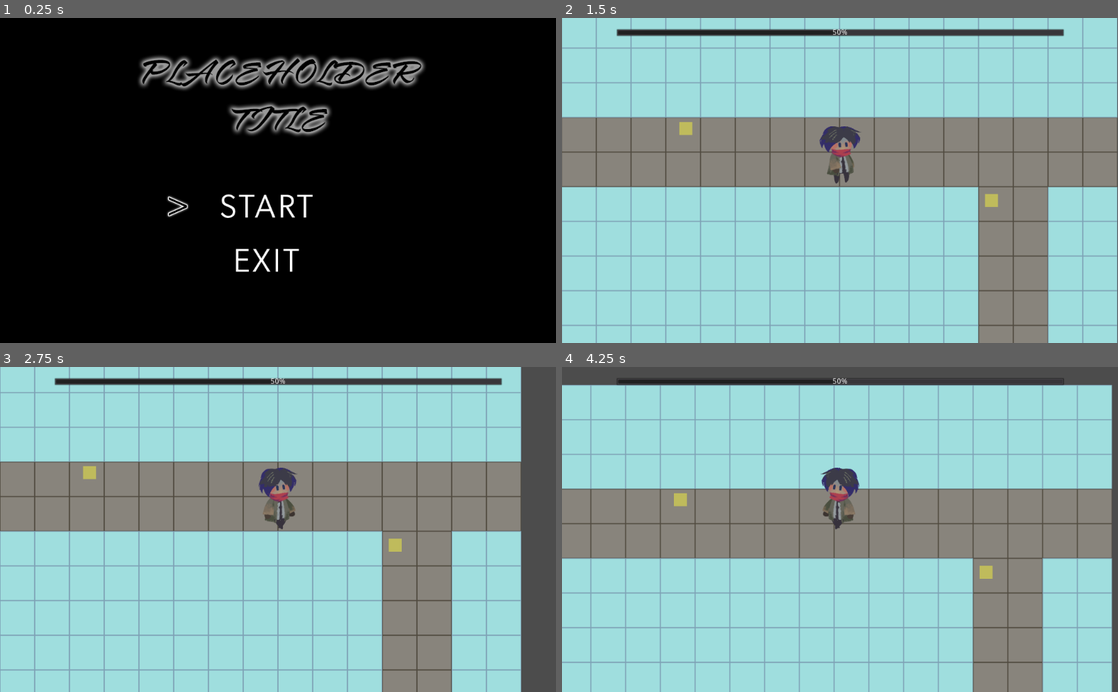
Above: before the commit, frames 1-4 (two rows, left to right).
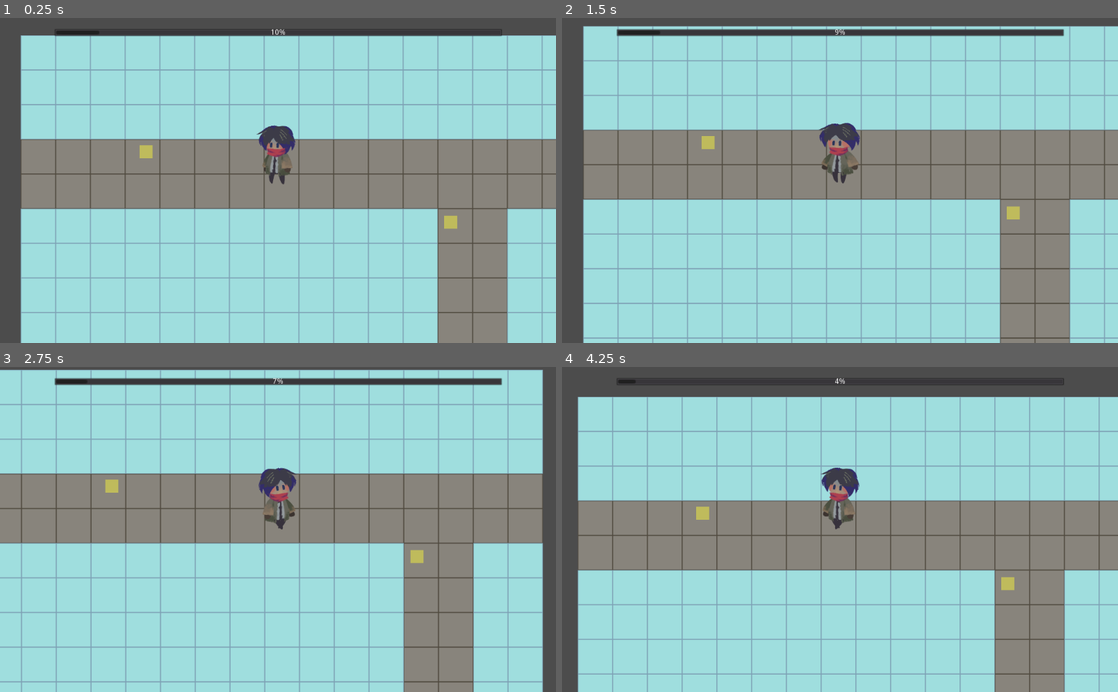
Above: after the commit, the same moments.

Repository: kris-pearman/global-game-jam-2021
Game: Godot game, scene res://Scenes/Game.tscn
Two runs of this game, one before a commit and one after it. Both use one fixed random seed, a clock stepped at 60 frames per second and the inputs below. Before the commit the project starts from res://Scenes/Screens/Title.tscn. The engine's default icon, where the game draws it, is replaced by a stand-in: a white triangle on a blue panel in a dark square. Sound files missing from this copy of the repository are replaced by a short silence.
Inputs:
- Up to frame 1 (0.25 s): no input
- Up to frame 2 (1.5 s): tap Enter (ui_accept) at 0.5, 0.77 s; hold Right (right) 0.53-1.28 s; hold Down (down) from 1.28 s (still down)
- Up to frame 3 (2.75 s): tap Enter (ui_accept) at 1.52 s; release Down (down) at 2.03 s; hold Right (right) from 2.03 s (still down)
- Up to frame 4 (4.25 s): release Right (right) at 2.78 s; hold Up (up) 2.78-3.53 s; tap Enter (ui_accept) at 3.02, 3.77 s; hold Left (left) from 3.53 s (still down)

The runs differ from the first frame. In frame 1, 100% of the frame differs, in the area x 0-100%, y 0-100%; in frame 2, 28%; in frame 3, 26%; in frame 4, 26%.

Commit message:
effects implementations

Diff:
--- a/Global Game Jam 2021/Globals/Events.gd
+++ b/Global Game Jam 2021/Globals/Events.gd
@@ -1,4 +1,9 @@
 extends Node
 
-# Player-emitted
+var player
+var drunk_effect
+var screenshake
+
+# Player
 signal player_collided_with_pickup(object)
+signal player_moved(player)
--- /dev/null
+++ b/Global Game Jam 2021/Scenes/DrunkEffect/DrunkEffect.gd
@@ -0,0 +1,21 @@
+extends Control
+
+var target_intensity:float = 0
+
+
+func _ready():
+	Events.drunk_effect = self
+
+
+func _process(delta):
+	var current_intensity = $ColorRect.material.get("shader_param/intensity")
+	var change:float = 0
+	if current_intensity < target_intensity:
+		change = 0.001
+	elif current_intensity > target_intensity:
+		change = -0.001
+	$ColorRect.material.set("shader_param/intensity",current_intensity + change)
+
+
+func set_intensity(value):
+	target_intensity = value
--- a/Global Game Jam 2021/Scenes/DrunkEffect/DrunkEffect.tscn
+++ b/Global Game Jam 2021/Scenes/DrunkEffect/DrunkEffect.tscn
@@ -1,4 +1,6 @@
-[gd_scene load_steps=3 format=2]
+[gd_scene load_steps=4 format=2]
+
+[ext_resource path="res://Scenes/DrunkEffect/DrunkEffect.gd" type="Script" id=1]
 
 [sub_resource type="Shader" id=1]
 code = "shader_type canvas_item;
@@ -8,6 +10,8 @@
 //uniform float dispAmt: hint_range(0,0.1);
 //uniform float abberationAmt:hint_range(0,0.1);
 uniform vec4 tint : hint_color;
+uniform float intensity = 1;
+
 
 float rand(vec2 coord){
 	return fract(sin(dot(coord, vec2(12.9898, 78.233)))* 43758.5453123);
@@ -39,12 +43,12 @@
 	vec2 distort1 = vec2(noise(noisecoord1 + motion1), noise(noisecoord2 + motion1));
 	vec2 distort2 = vec2(noise(noisecoord1 + motion2), noise(noisecoord2 + motion2));
 
-	vec2 distort_sum = (distort1 + distort2) / 30.0;
+	vec2 distort_sum = intensity * ( (distort1 + distort2) / 30.0 );
 
 	vec4 color = texture(SCREEN_TEXTURE,SCREEN_UV + distort_sum,0.0);
 
-	color = mix(color,tint,0.3);
-	color.rgb = mix(vec3(0.5),color.rgb,1.4);
+	//color = mix(color,tint,0.3);
+	//color.rgb = mix(vec3(0.5),color.rgb,1.4);
 	//vec2 newUV = SCREEN_UV * disp.xy * dispAmt
 
 	COLOR = color;
@@ -54,11 +58,13 @@
 
 [sub_resource type="ShaderMaterial" id=2]
 shader = SubResource( 1 )
-shader_param/tint = Color( 0.92549, 0.141176, 0.141176, 1 )
+shader_param/tint = Color( 1, 0.552941, 0.552941, 1 )
+shader_param/intensity = 0.0
 
 [node name="DrunkEffect" type="Control"]
 anchor_right = 1.0
 anchor_bottom = 1.0
+script = ExtResource( 1 )
 __meta__ = {
 "_edit_use_anchors_": false
 }
@@ -67,6 +73,8 @@
 material = SubResource( 2 )
 anchor_right = 1.0
 anchor_bottom = 0.998333
+margin_top = 2.0
+margin_bottom = 2.0
 color = Color( 0.572549, 0.32549, 0.32549, 1 )
 __meta__ = {
 "_edit_use_anchors_": false
--- a/Global Game Jam 2021/Scenes/Game.tscn
+++ b/Global Game Jam 2021/Scenes/Game.tscn
@@ -1,15 +1,12 @@
-[gd_scene load_steps=8 format=2]
+[gd_scene load_steps=6 format=2]
 
 [ext_resource path="res://Scenes/Player.tscn" type="PackedScene" id=1]
 [ext_resource path="res://Scenes/Pickup/Pickup.tscn" type="PackedScene" id=2]
 [ext_resource path="res://Scenes/UI/DrunkBar.gd" type="Script" id=3]
 [ext_resource path="res://Scenes/Map/Map.tscn" type="PackedScene" id=4]
-[ext_resource path="res://Scenes/Game.gd" type="Script" id=5]
-[ext_resource path="res://Music/Intro.wav" type="AudioStream" id=6]
-[ext_resource path="res://Music/Main loop.wav" type="AudioStream" id=7]
+[ext_resource path="res://Scenes/DrunkEffect/DrunkEffect.tscn" type="PackedScene" id=5]
 
 [node name="Game" type="Node"]
-script = ExtResource( 5 )
 
 [node name="TileMap" parent="." instance=ExtResource( 4 )]
 
@@ -21,14 +18,16 @@
 [node name="Pickup" parent="TileMap/YSort" instance=ExtResource( 2 )]
 position = Vector2( 791.984, 345.224 )
 type = "coffee"
-value = -10
+value = 10000
 
 [node name="Pickup2" parent="TileMap/YSort" instance=ExtResource( 2 )]
-position = Vector2( 229.181, 212.07 )
+position = Vector2( 230.125, 214.902 )
 type = "booze"
-value = 10
+value = 1000
 
 [node name="CanvasLayer" type="CanvasLayer" parent="."]
+
+[node name="DrunkEffect" parent="CanvasLayer" instance=ExtResource( 5 )]
 
 [node name="UI" type="Control" parent="CanvasLayer"]
 margin_right = 40.0
@@ -65,9 +64,8 @@
 margin_bottom = 34.0
 script = ExtResource( 3 )
 
-[node name="Intro" type="AudioStreamPlayer" parent="."]
-stream = ExtResource( 6 )
+[node name="WithdrawalTimer" type="Timer" parent="CanvasLayer/UI/MarginContainer/VBoxContainer/MarginContainer/DrunkBar"]
+wait_time = 2.233
+[connection signal="timeout" from="CanvasLayer/UI/MarginContainer/VBoxContainer/MarginContainer/DrunkBar/WithdrawalTimer" to="CanvasLayer/UI/MarginContainer/VBoxContainer/MarginContainer/DrunkBar" method="_on_WithdrawalTimer_timeout"]
 
-[node name="Main" type="AudioStreamPlayer" parent="."]
-stream = ExtResource( 7 )
-[connection signal="finished" from="Intro" to="." method="_on_Intro_finished"]
+[editable path="CanvasLayer/DrunkEffect"]
--- a/Global Game Jam 2021/Scenes/Player.gd
+++ b/Global Game Jam 2021/Scenes/Player.gd
@@ -32,8 +32,8 @@
 
 
 
-#func _ready():
-
+func _ready():
+	Events.player = self
 # Called every frame. 'delta' is the elapsed time since the previous frame.
 func _physics_process(delta):
 	get_input()
@@ -41,6 +41,9 @@
 	check_collision()
 	check_animation()
 	check_player_move()
+	if playerMove == true:
+		Events.emit_signal("player_moved",self)
+
 
 
 
--- a/Global Game Jam 2021/Scenes/Player.tscn
+++ b/Global Game Jam 2021/Scenes/Player.tscn
@@ -1,12 +1,13 @@
-[gd_scene load_steps=6 format=2]
+[gd_scene load_steps=7 format=2]
 
 [ext_resource path="res://Scenes/Player.gd" type="Script" id=1]
 [ext_resource path="res://icon.png" type="Texture" id=2]
 [ext_resource path="res://Assets/Player/PlayerRig.tscn" type="PackedScene" id=3]
 [ext_resource path="res://Sounds/Footsteps fast.wav" type="AudioStream" id=4]
+[ext_resource path="res://Scenes/ScreenShake/Screenshake.tscn" type="PackedScene" id=5]
 
 [sub_resource type="RectangleShape2D" id=1]
-extents = Vector2( 32.4062, 16.2031 )
+extents = Vector2( 32.4062, 32.3729 )
 
 [node name="Node2D" type="Node2D"]
 position = Vector2( 95.3516, 93.2328 )
@@ -31,6 +32,8 @@
 [node name="Camera2D" type="Camera2D" parent="Player"]
 current = true
 
+[node name="Screenshake" parent="Player/Camera2D" instance=ExtResource( 5 )]
+
 [node name="DrinkTimer" type="Timer" parent="Player"]
 wait_time = 0.9
 [connection signal="timeout" from="Player/DrinkTimer" to="Player" method="_on_DrinkTimer_timeout"]
--- a/Global Game Jam 2021/Scenes/ScreenShake/Screenshake.gd
+++ b/Global Game Jam 2021/Scenes/ScreenShake/Screenshake.gd
@@ -4,12 +4,18 @@
 const EASE = Tween.EASE_IN_OUT
 
 var amplitude = 0
+var target_intensity = 0
 
 onready var camera = get_parent()
 
 
 func _ready():
-	start(0,250,1)
+	Events.screenshake = self
+	start(1,250,1)
+
+
+func set_intensity(value):
+	target_intensity = value
 
 
 func start(duration,frequency,_amplitude):
--- a/Global Game Jam 2021/Scenes/ScreenShake/Screenshake.tscn
+++ b/Global Game Jam 2021/Scenes/ScreenShake/Screenshake.tscn
@@ -6,6 +6,8 @@
 script = ExtResource( 1 )
 
 [node name="ShakeTween" type="Tween" parent="."]
+repeat = true
+playback/repeat = true
 
 [node name="Frequency" type="Timer" parent="."]
 
--- a/Global Game Jam 2021/Scenes/UI/DrunkBar.gd
+++ b/Global Game Jam 2021/Scenes/UI/DrunkBar.gd
@@ -1,11 +1,54 @@
 extends ProgressBar
 
 
+const drunkenness_start:float = 0.6
+const withdrawal_start:float = 0.3
+
 
 func _ready():
-	value = 50
+	max_value = 3000
+	value = 300
 	Events.connect("player_collided_with_pickup",self,"on_pickup")
+	Events.connect("player_moved",self,"on_player_moved")
 
 
 func on_pickup(object):
 	value += object.value
+
+
+func on_player_moved(player):
+	value -= 1
+
+
+func _process(delta):
+	if ratio >= drunkenness_start:
+		Events.drunk_effect.set_intensity(ratio - drunkenness_start)
+	if ratio <= withdrawal_start:
+		if $WithdrawalTimer.is_stopped():
+			$WithdrawalTimer.start()
+	else:
+		if not $WithdrawalTimer.is_stopped():
+			$WithdrawalTimer.stop()
+	if value <= 0:
+		start_game_over_timer()
+	elif value >= max_value:
+		start_game_over_timer()
+
+
+func start_game_over_timer():
+	var timer = Timer.new()
+	timer.wait_time = 1
+	timer.connect("timeout",self,"_on_game_over_timer_timeout")
+	add_child(timer)
+	timer.start()
+	# Stop player controls
+	Events.player.haltOthers = true
+
+
+func _on_game_over_timer_timeout():
+	get_tree().change_scene("res://Scenes/Screens/End.tscn")
+
+
+func _on_WithdrawalTimer_timeout():
+	print("shake")
+	Events.screenshake.start(1,250,1)
--- a/Global Game Jam 2021/project.godot
+++ b/Global Game Jam 2021/project.godot
@@ -16,7 +16,7 @@
 [application]
 
 config/name="Global Game Jam 2021"
-run/main_scene="res://Scenes/Screens/Title.tscn"
+run/main_scene="res://Scenes/Game.tscn"
 config/icon="res://icon.png"
 
 [autoload]
